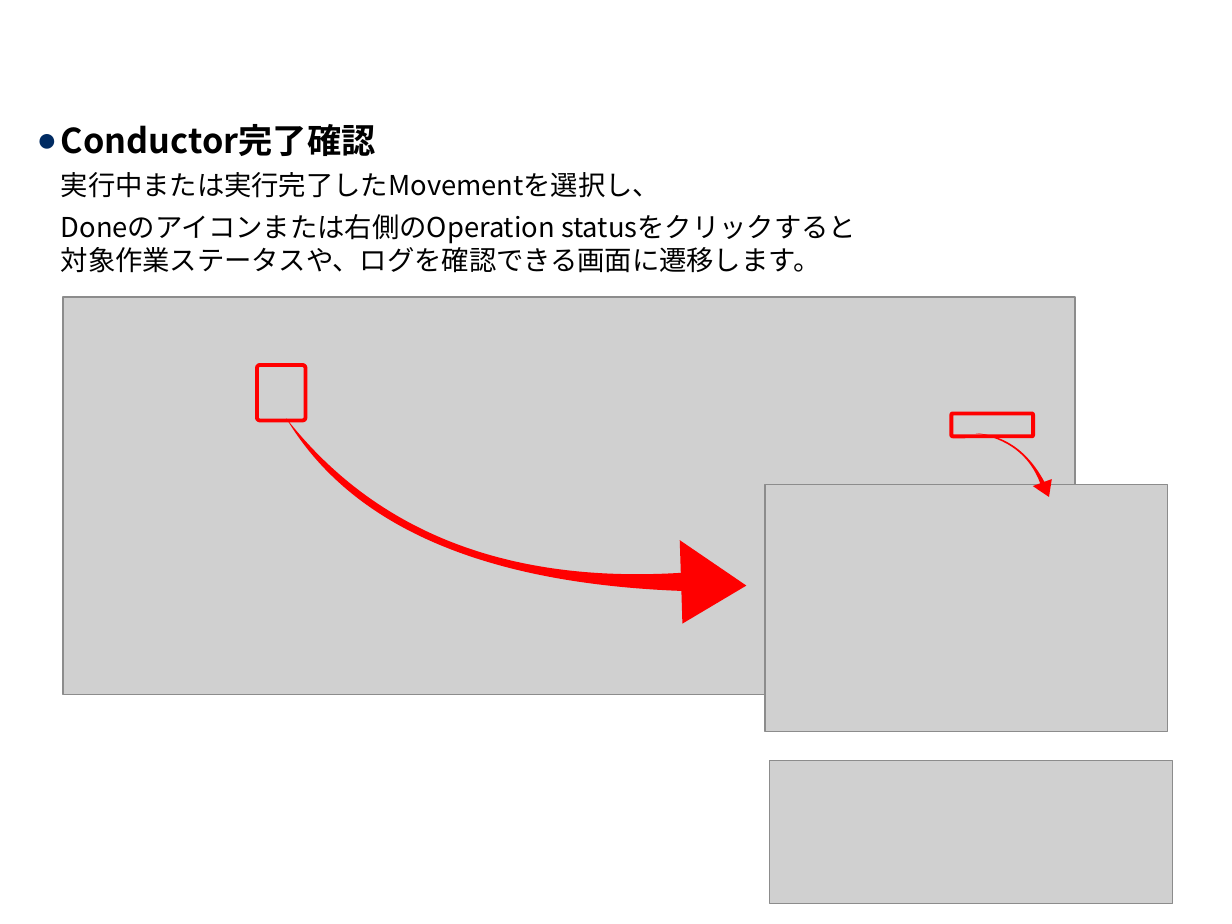
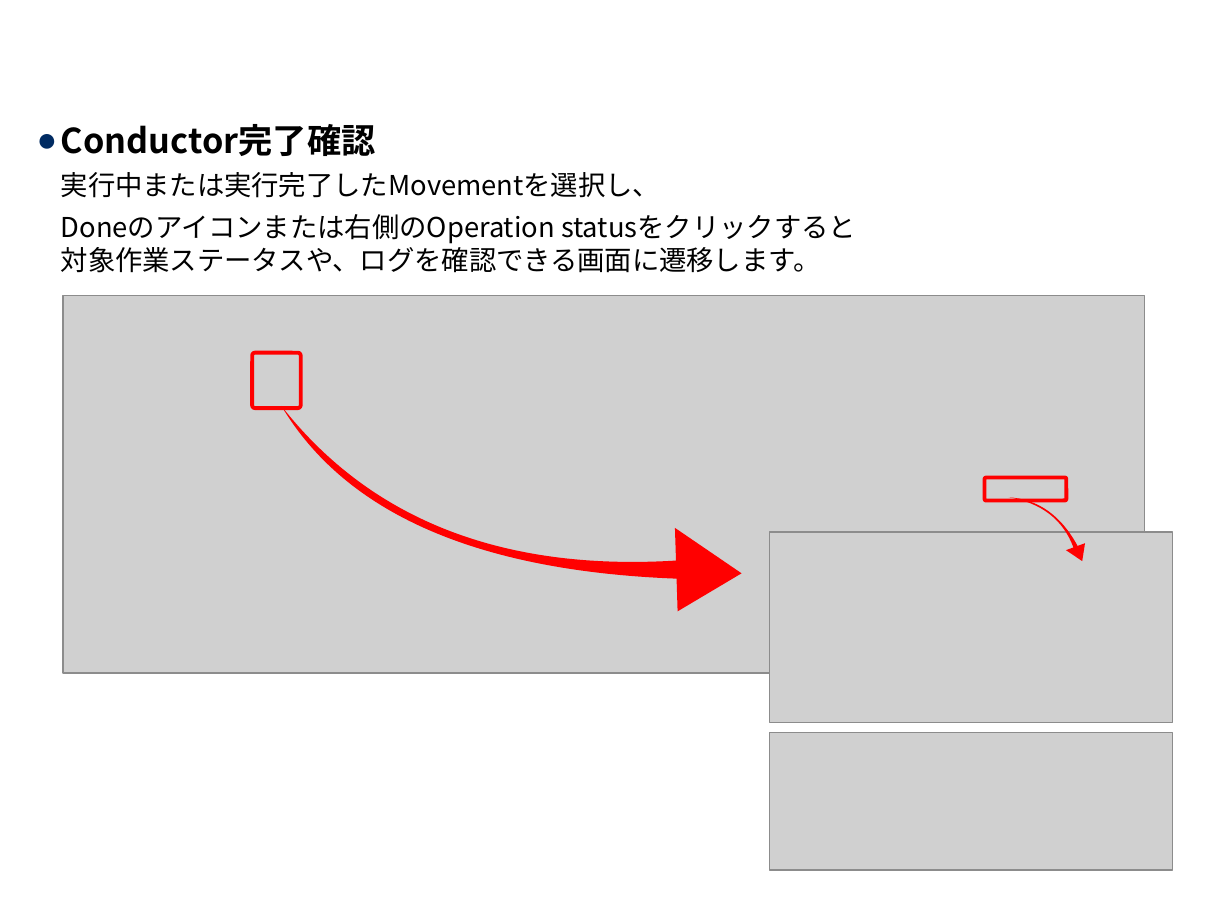
Before and after one commit to exastro-suite/it-automation-docs, a slide deck: slide 30 of asset/Learn_ja/ITA-Conductor_practice_ja.pptx. Drawn at 1232x924 pixels with LibreOffice and Linux fonts; fonts in the diff are those of the drawing; grey boxes stand for pictures; background and template pictures are left out. Boxes give left, top, right and bottom in pixels: in the first picture for what was removed or moved away, otherwise in the second. Text is boxed around its words. In the diff, an @@ line names an element or a change of style, - is before the commit and + after.

```diff
--- a/asset/Learn_ja/ITA-Conductor_practice_ja.pptx
+++ b/asset/Learn_ja/ITA-Conductor_practice_ja.pptx
@@ picture: place and size @@
-picture at (63,297,1074,695)
+picture at (63,296,1145,673)
@@ rounded rectangle: place and size @@
-rounded rectangle at (257,365,306,420)
+rounded rectangle at (253,352,301,408)
@@ swoosh arrow: place and size @@
-swoosh arrow at (287,356,751,675)
+swoosh arrow at (282,344,746,663)
@@ rounded rectangle: place and size @@
-rounded rectangle at (951,414,1032,437)
+rounded rectangle at (984,478,1066,501)
@@ swoosh arrow: place and size @@
-swoosh arrow at (975,418,1055,510)
+swoosh arrow at (1009,482,1088,574)
@@ picture: place and size @@
-picture at (765,484,1168,731)
+picture at (770,532,1173,723)
@@ picture: place and size @@
-picture at (770,760,1173,903)
+picture at (770,732,1173,870)
```
Also in this commit, not shown: 5 other slides changed, 1 other file.
